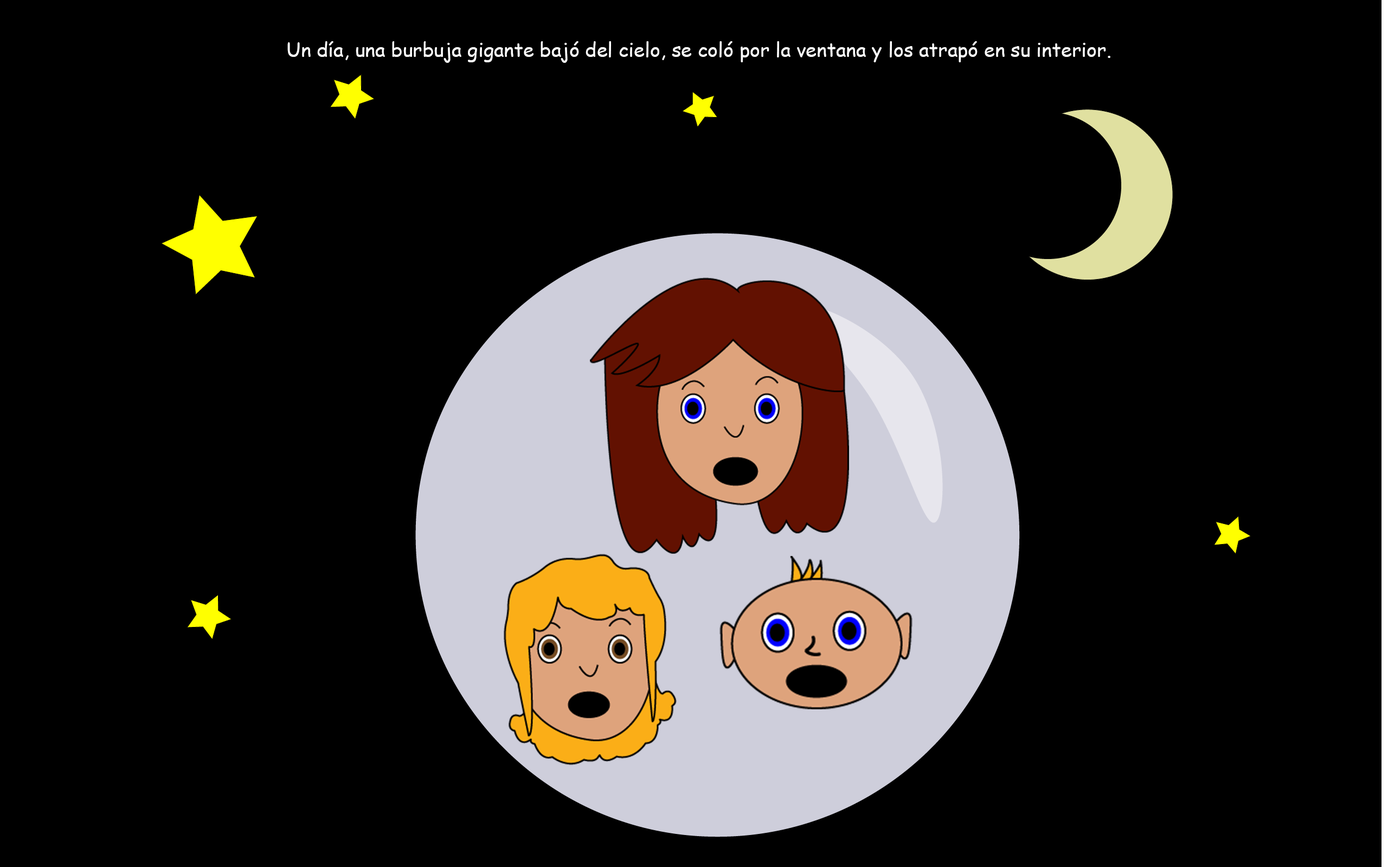
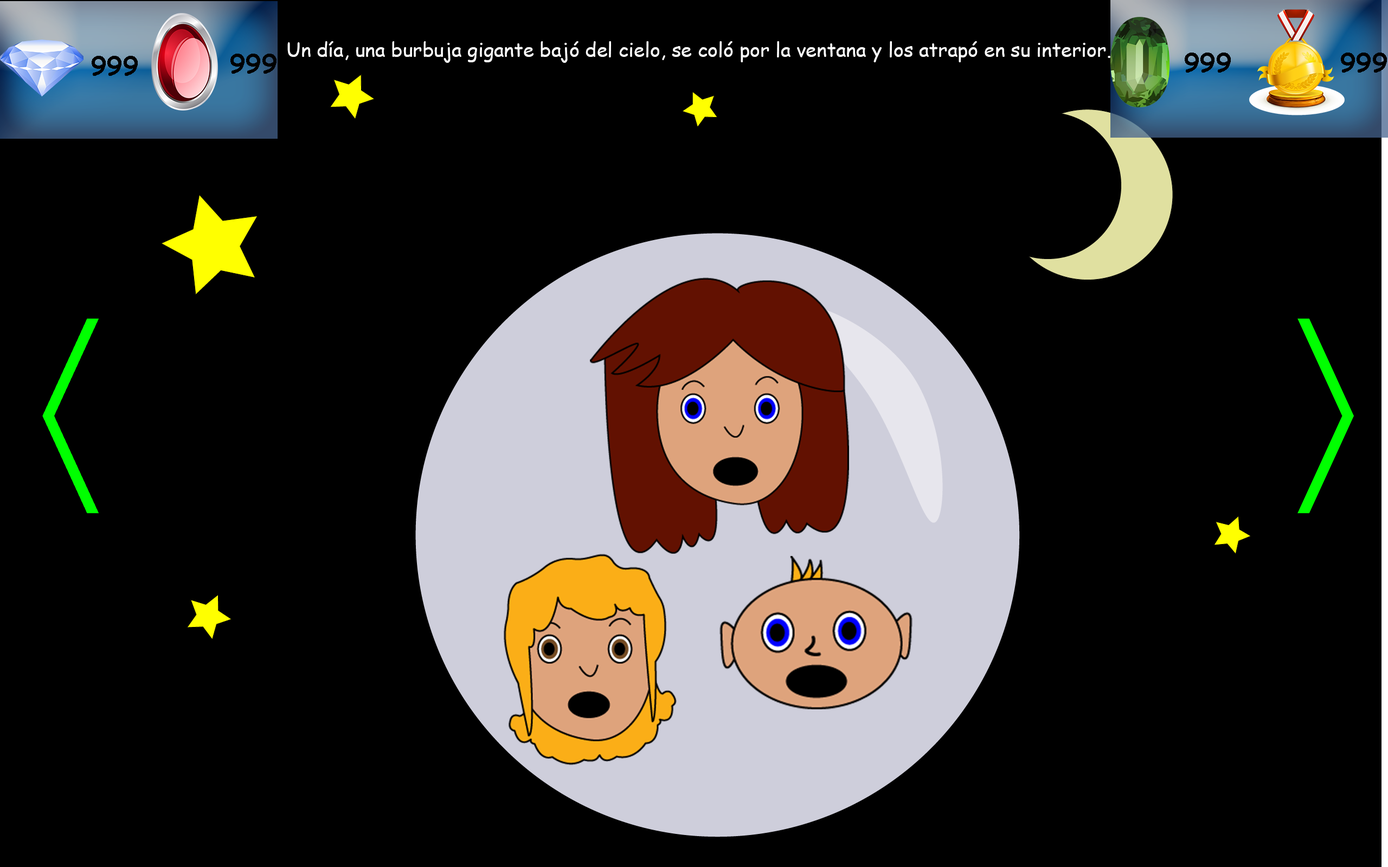
The second 1388 × 867 image is a revision of the first. Changes to its layers:
added layer "kwkNavprev" above "kwkNavnext" over (42, 318, 100, 514)
added layer "kwkNavnext" above "kwkMedalla" over (1297, 318, 1354, 514)
added layer "kwkMedalla" above "kwkRubi" over (1248, 7, 1345, 116)
added layer "kwkRubi" above "kwkEsmeralda" over (151, 13, 218, 111)
added layer "kwkEsmeralda" above "kwkDiamante" over (1110, 16, 1170, 108)
added layer "kwkDiamante" above "kwkCGText" over (0, 39, 84, 97)
added layer "kwkCGText" above "kwkCIText" over (91, 55, 138, 76)
added layer "kwkCIText" above "kwkComodinText" over (230, 53, 277, 74)
added layer "kwkComodinText" above "kwkCLText" over (1340, 52, 1387, 73)
added layer "kwkCLText" above "kwkRect1" over (1184, 52, 1231, 73)
added layer "kwkRect1" (75%) above "kwkRect2" over (0, 1, 278, 139)
added layer "kwkRect2" (75%) above "kwkFondo2" over (1110, 0, 1388, 138)
